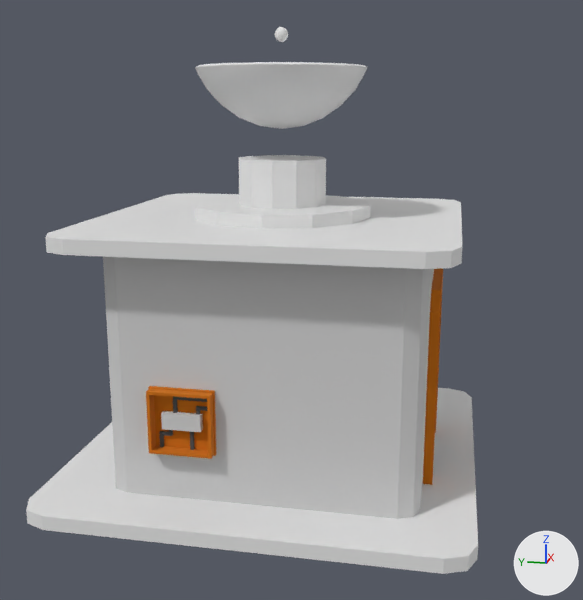
The FBX model Assets/Outpost.fbx: old version first, new version second.
The view is the same before and after, from a 50 mm lens placed at (-18.23, -3.87, 8.46), pointed at (-0.34, -0.29, 3.99). The axes (+X, +Y, +Z) are drawn at lower right. The lights are the same throughout. The first picture is the older version. Where no turn or scale is listed for an object, it has been applied to the vertices.
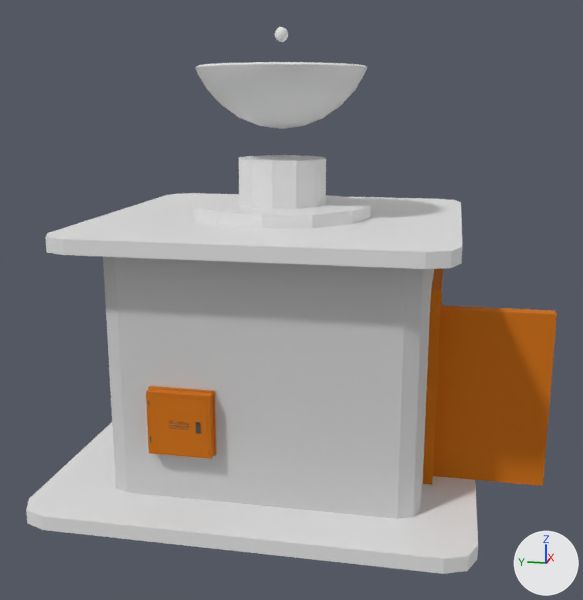
Commit message: Outpost work

Not visible in the pictures: 'Switch.001'.

What differs and where, as boxes [x1, y1, x2, y2] in the pictures (583 x 600 px):
'Main Door', added (orange): after [433, 305, 557, 486]
'Power Box Door', added: after [149, 395, 209, 456]
    faces in mat_orange (orange #d07100): [149, 395, 209, 456]
'Cube.004', deleted: before [161, 411, 203, 432]
'Cube.033', deleted: before [173, 396, 207, 413]
'Cube.030', deleted: before [159, 430, 173, 447]
'Cube.031', deleted: before [190, 432, 195, 450]
'Cube.032', deleted: before [196, 406, 207, 415]

Edits to the bpy script that builds the scene:
```text
Add me_cube_051:
    me_cube_051.from_pydata(...)  # a box spanning x 0.0..0.33, y -2.5..0.0, z -1.94..1.94
    me_cube_051.materials.append(mat_orange)  # orange #d07100
Add me_cube_038:
    me_cube_038.from_pydata(...)  # a box spanning x -0.0458..0.0458, y -0.0511..0.0511, z -0.015..0.015
    me_cube_038.materials.append(mat_red)  # red #ff0000
Add me_cube_049:
    me_cube_049.from_pydata(...)  # 84 vertices, 86 faces; spans x -0.026..0.017, y -1.218..0.0, z -0.609..0.609
    # faces by material slot: [68, 18]
    me_cube_049.materials.append(mat_orange)  # orange #d07100
    me_cube_049.materials.append(mat_dark_gray)  # dark grey #525252
Remove ob_cube_004:
    ob_cube_004 = bpy.data.objects.new('Cube.004', me_cube_041)
    ob_cube_004.location = (-3.39, 1.39, 2.07)
Remove ob_cube_030:
    ob_cube_030 = bpy.data.objects.new('Cube.030', me_cube_042)
    ob_cube_030.location = (-3.35, 1.86, 1.49)
Remove ob_cube_032:
    ob_cube_032 = bpy.data.objects.new('Cube.032', me_cube_044)
    ob_cube_032.location = (-3.35, 1.05, 2.28)
Remove ob_cube_033:
    ob_cube_033 = bpy.data.objects.new('Cube.033', me_cube_045)
    ob_cube_033.location = (-3.35, 1.54, 2.28)
Remove ob_cube_031:
    ob_cube_031 = bpy.data.objects.new('Cube.031', me_cube_043)
    ob_cube_031.location = (-3.35, 1.2, 1.49)
Add ob_main_door:
    ob_main_door = bpy.data.objects.new('Main Door', me_cube_051)
    ob_main_door.location = (-1.25, -3.57, 2.24)
Add ob_switch_001:
    ob_switch_001 = bpy.data.objects.new('Switch.001', me_cube_038)
    ob_switch_001.location = (-3.49, 1.39, 2.07)
Add ob_power_box_door:
    ob_power_box_door = bpy.data.objects.new('Power Box Door', me_cube_049)
    ob_power_box_door.location = (-3.6, 2.0, 2.07)
```
